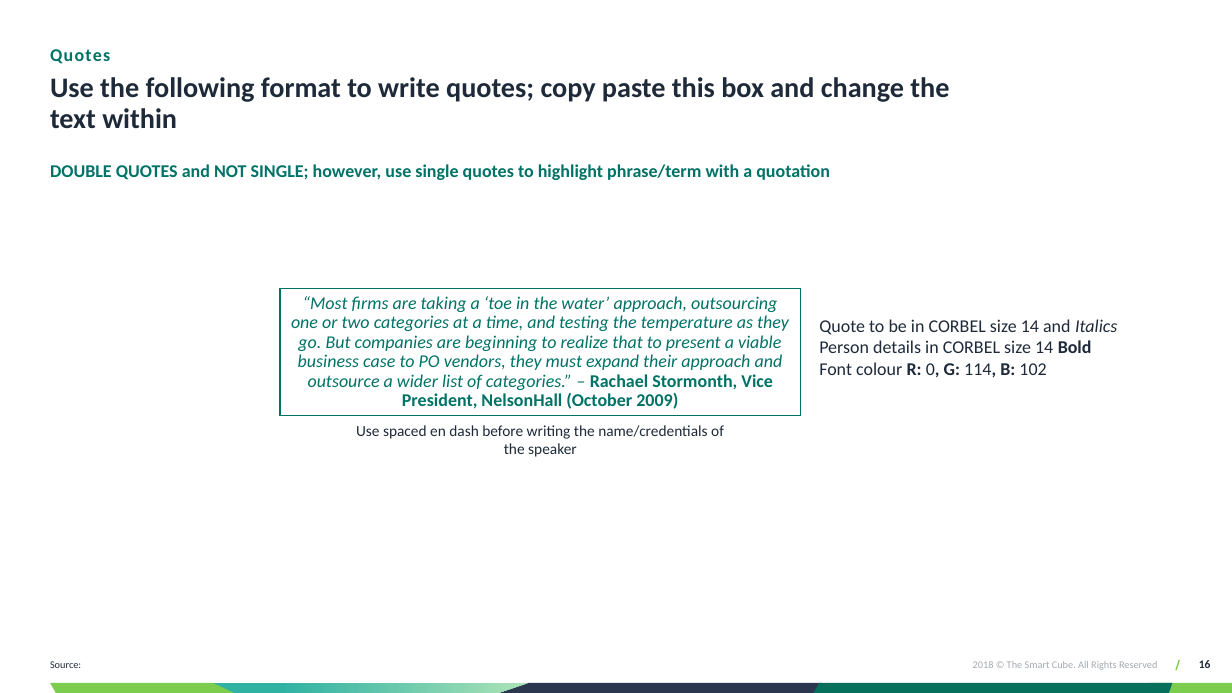
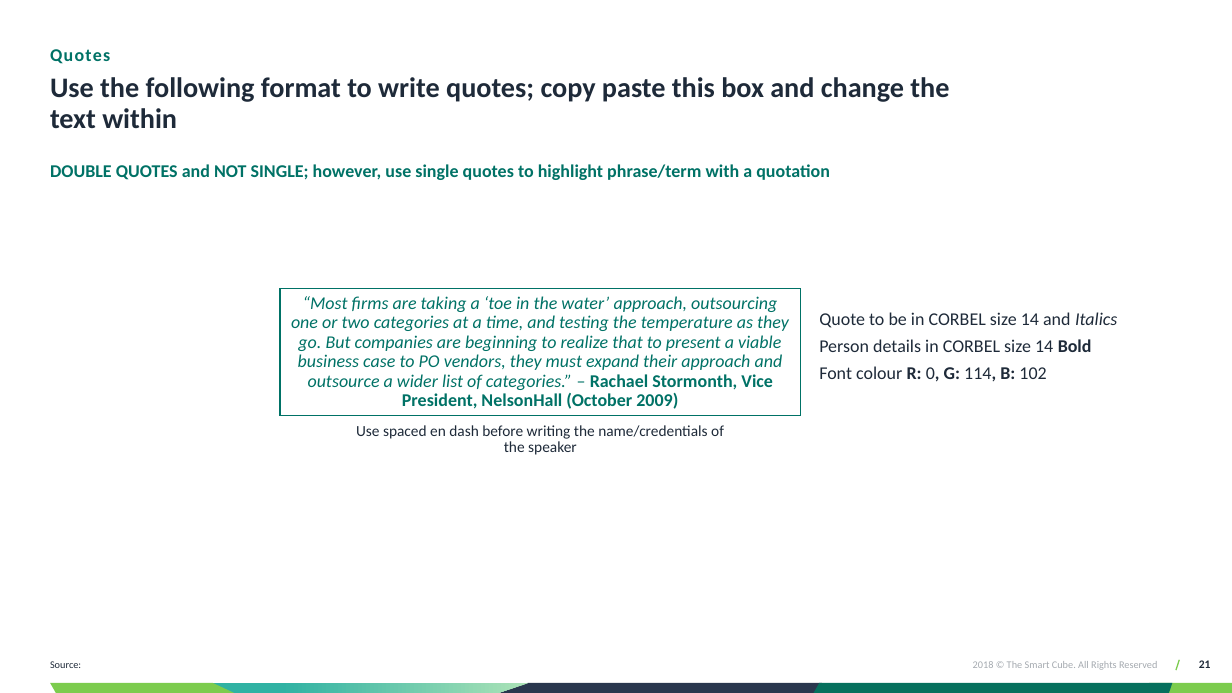
Before and after one commit to tdev131287/techandmate, a slide deck: slide 21 of TSCPPT_Addin/AppData/Template/Template_Automation.pptx (slide 16 before the commit). Drawn at 1232x693 pixels with LibreOffice and Linux fonts; fonts in the diff are those of the drawing; background and template pictures are left out. Boxes give left, top, right and bottom in pixels: in the first picture for what was removed or moved away, otherwise in the second. Text is boxed around its words. In the diff, an @@ line names an element or a change of style, - is before the commit and + after.

```diff
--- a/TSCPPT_Addin/AppData/Template/Template_Automation.pptx
+++ b/TSCPPT_Addin/AppData/Template/Template_Automation.pptx
@@ text "Quote to be in CORBEL ..." at box(819, 312, 1117, 382): line spacing 1 to 0.9; more space between paragraphs @@
@@ text "Use spaced en dash before ..." at box(356, 425, 724, 455): line spacing 1 to 0.9; more space between paragraphs @@
@@ page number at box(1199, 660, 1211, 668): text changed @@
-16
+21
```
Also in this commit, not shown: 12 other slides changed, 6 slides added, 1 slide removed, 56 other files.
